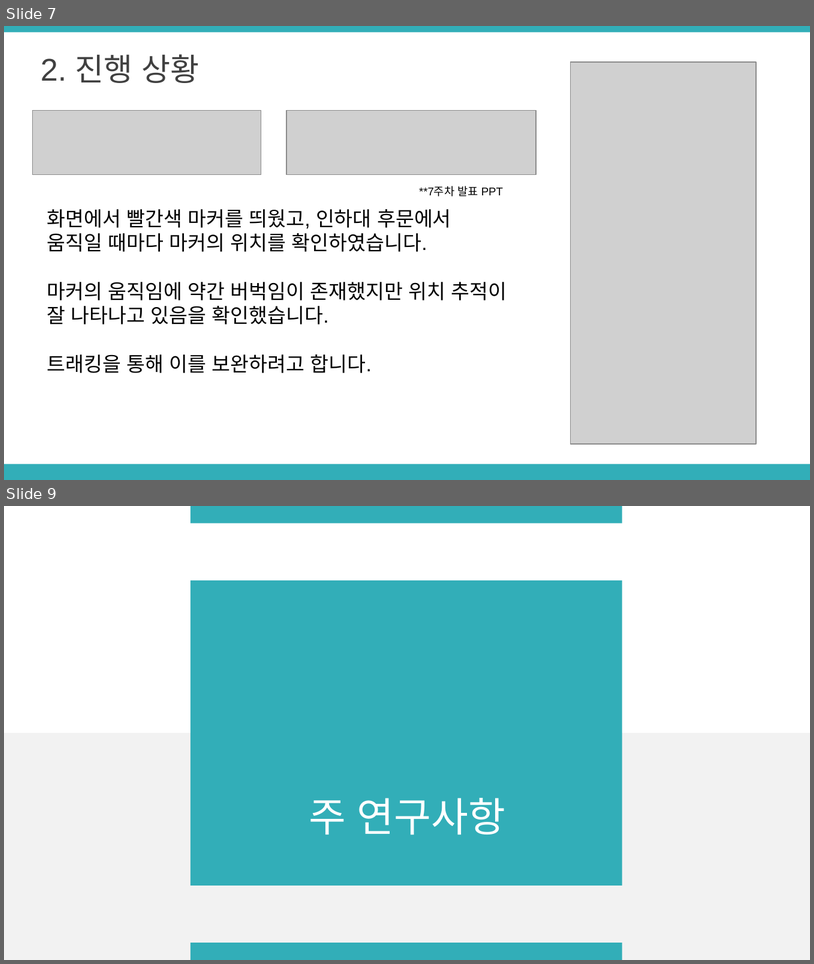
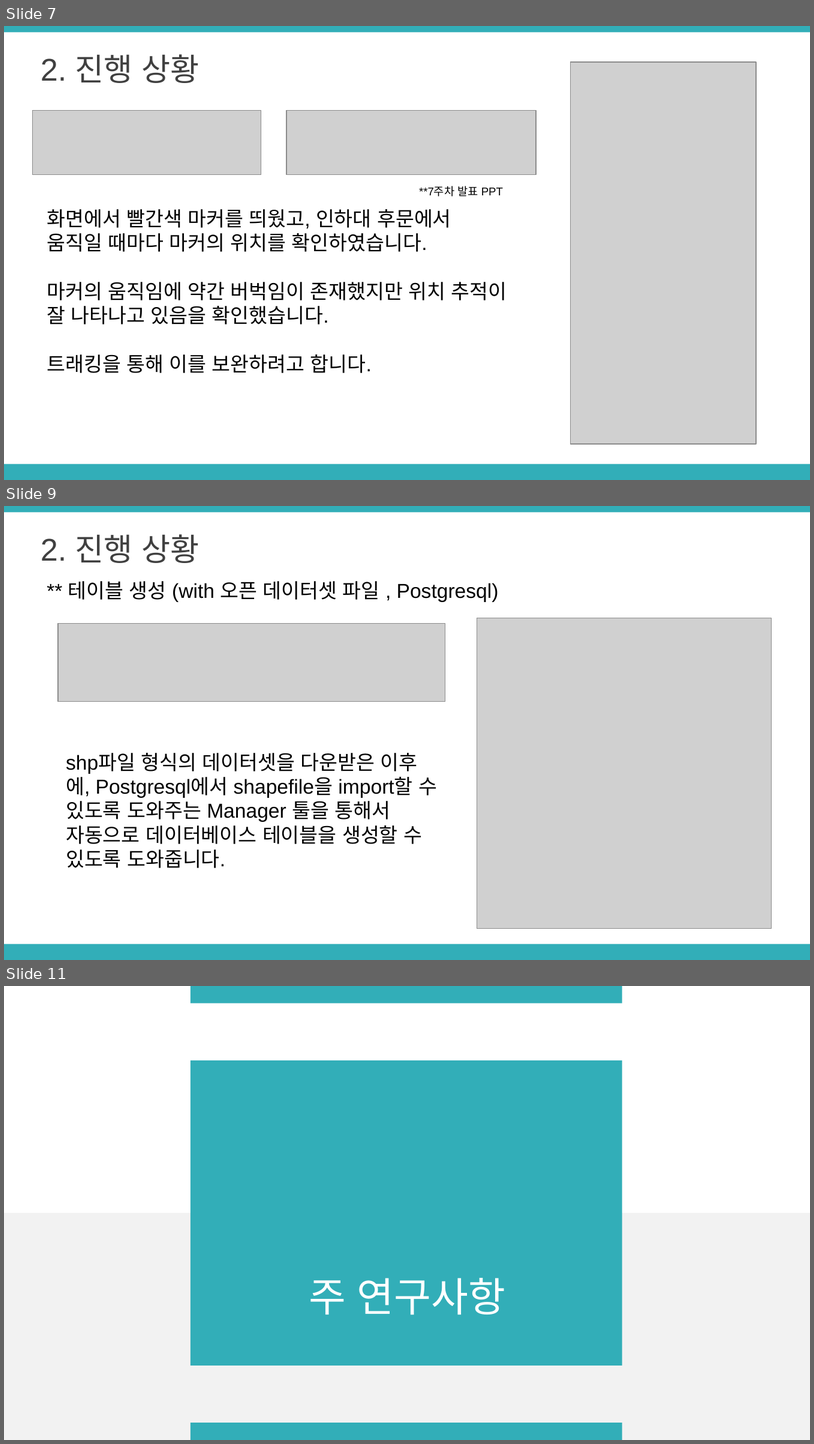
Before and after one commit to LimHyeji/Safety_Assistant, a slide deck: 8주차 중간발표 PPT(6조, 노란돌고래).pptx. Shown one above the other, each under a label of ours: slides 7 and 9 before the commit, slides 7, 9 and 11 after it; the slides between them are not shown. The pictures are 814x964 and 814x1444 pixels, drawn with LibreOffice and Linux fonts; fonts in the diff are those of the drawing; grey boxes stand for pictures; background and template pictures are left out. Boxes give left, top, right and bottom in pixels: in the first picture for what was removed or moved away, otherwise in the second. Text is boxed around its words. In the diff, an @@ line names an element or a change of style, - is before the commit and + after.

```diff
--- a/8주차 중간발표 PPT(6조, 노란돌고래).pptx
+++ b/8주차 중간발표 PPT(6조, 노란돌고래).pptx
@@ slide 9 added at bbox=[4, 506, 810, 960], background #FFFFFF; not listed: 2 template elements that a slide beside it also shows @@
@@ text added at bbox=[41, 534, 199, 563], 28 pt, text #404040 @@
+2. 진행 상황
@@ text added at bbox=[68, 581, 499, 601], 18 pt, text #000000 @@
+** 테이블 생성 (with 오픈 데이터셋 파일 , Postgresql)
@@ picture added at bbox=[58, 624, 445, 702] @@
@@ picture added at bbox=[477, 618, 771, 928] @@
@@ text added at bbox=[66, 753, 437, 868], 18 pt, text #000000 @@
+shp파일 형식의 데이터셋을 다운받은 이후에, Postgresql에서 shapefile을 import할 수 있도록 도와주는 Manager 툴을 통해서 자동으로 데이터베이스 테이블을 생성할 수 있도록 도와줍니다.
@@ what was slide 9 is now slide 11 @@
```
Also in this commit, not shown: 1 other slide added.
